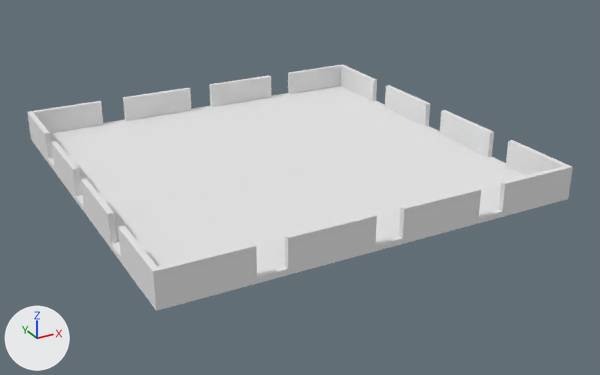
The OBJ model Assets/Models/Rooms/ThreexThreeRoom.obj, before and after one commit.
The view is the same before and after, from a 50 mm lens placed at (-66.6, -130.3, 59.8), pointed at (2.6, -4.5, -3.1). The lights are fixed; the arrows at lower left show +X, +Y and +Z. Where no turn or scale is listed for an object, it has been applied to the vertices. Vertices at the same position are counted once.

In view in the first picture: 'ThreexThreeRoom'.
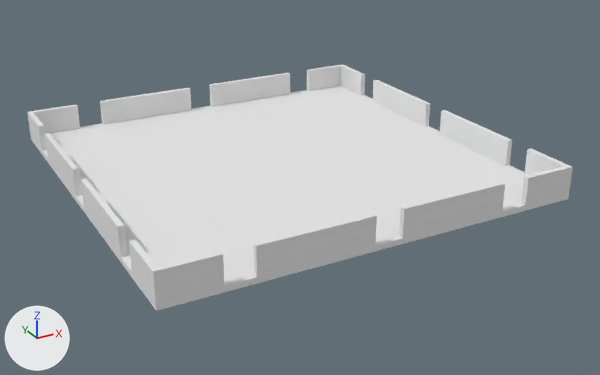
The change, as a diff of the scene's bpy script:
```diff
--- a/Assets/Models/Rooms/ThreexThreeRoom.obj.py
+++ b/Assets/Models/Rooms/ThreexThreeRoom.obj.py
@@ me_threexthreeroom @@
 me_threexthreeroom.from_pydata(...)  # 116 vertices, 228 faces; spans x -37.5..37.5, y -37.5..37.5, z 0.0..6.0
 # used by ob_threexthreeroom; location = (0.0, 0.0, 0.0)
+# me_threexthreeroom part 1: all 8 vertices in x -22.5..-17.5, y -37.5..-36.5, z 1.0..6.0 are moved by (-5.0, 0.0, 0.0)
+# me_threexthreeroom part 2: all 16 vertices in x -37.5..37.5, y -22.5..-17.5, z 1.0..6.0 are moved by (0.0, -5.0, 0.0)
+# me_threexthreeroom part 3: all 8 vertices in x 17.5..22.5, y -37.5..-36.5, z 1.0..6.0 are moved by (5.0, 0.0, 0.0)
+# me_threexthreeroom part 4: all 8 vertices in x -22.5..-17.5, y 36.5..37.5, z 1.0..6.0 are moved by (-5.0, 0.0, 0.0)
+# me_threexthreeroom part 5: all 16 vertices in x -37.5..37.5, y 17.5..22.5, z 1.0..6.0 are moved by (0.0, 5.0, 0.0)
+# me_threexthreeroom part 6: all 8 vertices in x 17.5..22.5, y 36.5..37.5, z 1.0..6.0 are moved by (5.0, 0.0, 0.0)
 me_threexthreeroom.materials.append(mat_palette)
```

Pixel boxes [x1, y1, x2, y2] of what changed, in the pictures (600 x 375 px; the box of a moved part takes in the faces that stretch with it):
part 1 of me_threexthreeroom, moved or reshaped
    before: [149, 213, 377, 311]
    after: [153, 213, 377, 311]
part 2 of me_threexthreeroom, moved or reshaped
    both: [35, 110, 572, 310]
part 3 of me_threexthreeroom, moved or reshaped
    before: [147, 166, 573, 309]
    after: [164, 166, 573, 309]
part 4 of me_threexthreeroom, moved or reshaped
    before: [29, 88, 371, 134]
    after: [29, 88, 354, 134]
part 5 of me_threexthreeroom, moved or reshaped
    both: [27, 65, 430, 196]
part 6 of me_threexthreeroom, moved or reshaped
    before: [210, 64, 371, 107]
    after: [210, 64, 361, 107]
